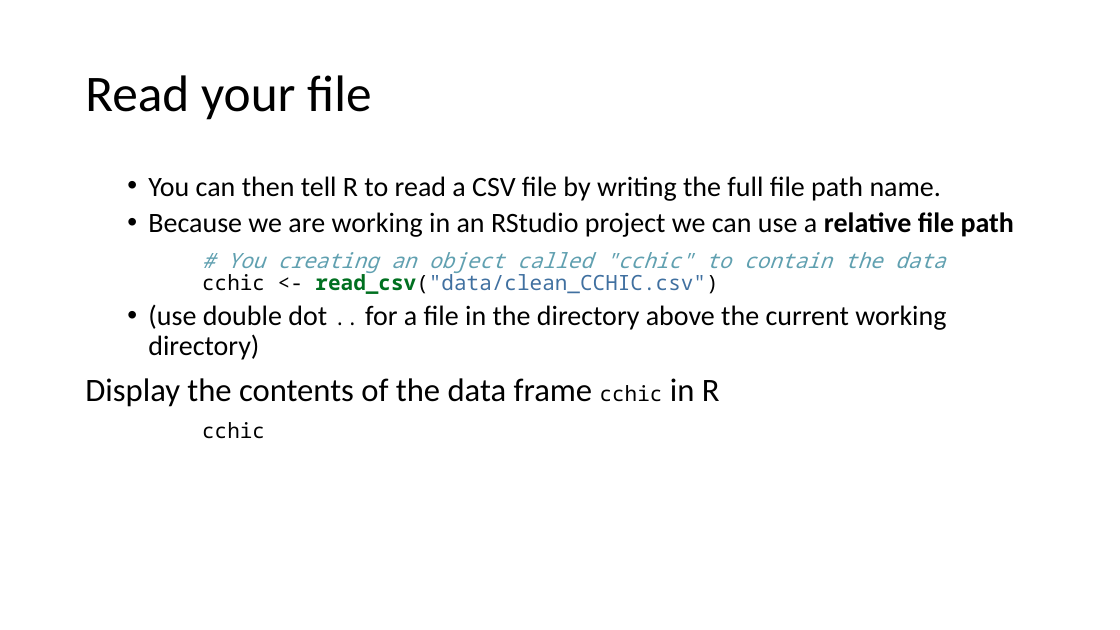
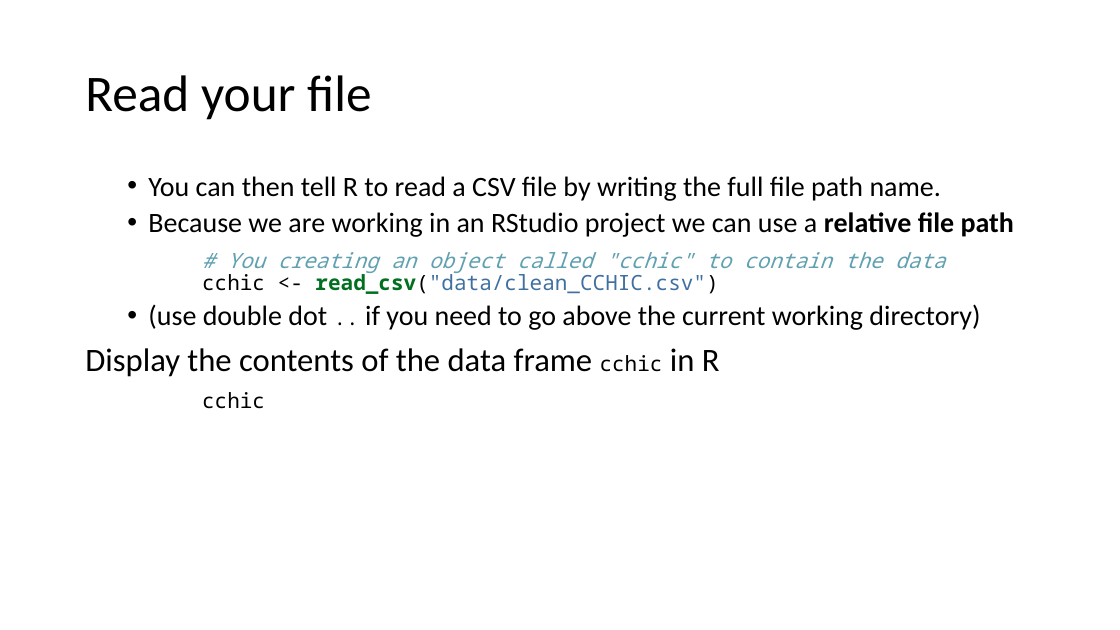
Before and after one commit to uclh-criu/learning-datascience, a slide deck: slide 16 of sessions/4-read-data.pptx. Drawn at 1120x630 pixels with LibreOffice and Linux fonts; fonts in the diff are those of the drawing. Boxes give left, top, right and bottom in pixels: in the first picture for what was removed or moved away, otherwise in the second. Text is boxed around its words. In the diff, an @@ line names an element or a change of style, - is before the commit and + after.

```diff
--- a/sessions/4-read-data.pptx
+++ b/sessions/4-read-data.pptx
@@ text at (148,304,980,330): text changed @@
-  • (use double dot .. for a file in the directory above the current working directory)
+  • (use double dot .. if you need to go above the current working directory)
```
Also in this commit, not shown: 2 other slides changed, 1 other file.
